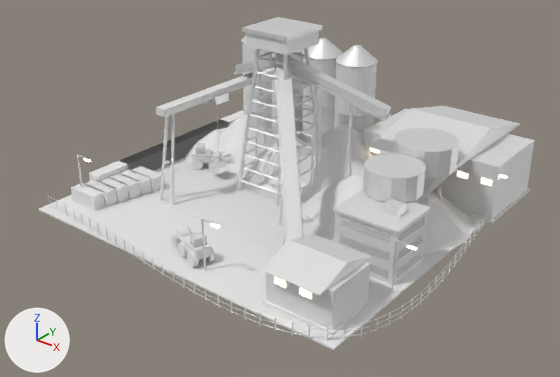
An edit to the FBX model Assets/Art/KayseriIsland/Models/Copper/Phase3/Depot_P3.fbx, drawn before and after from the same camera.
Camera for both pictures: a 50 mm lens placed at (87.9, -239.6, 80.6), pointed at (2.5, -132.8, 14.4). Lighting does not change. The marker at lower left points along +X, +Y and +Z. The first picture is the older version. Where no turn or scale is listed for an object, it has been applied to the vertices. Vertices at exactly the same position are counted once.

The older version as bpy lines, for what is in view:
```python
ob_depot_fence = bpy.data.objects.new('Depot.Fence', me_depot_fence_001)
ob_depot_fence.location = (0.0, 0.0, 9.0)
ob_depot_hopper = bpy.data.objects.new('Depot.Hopper', me_depot_hopper_001)
ob_depot_hopper.location = (26.0, -119.0, 9.3)
ob_depot_hopper2 = bpy.data.objects.new('Depot.Hopper2', me_depot_hopper2_001)
ob_depot_hopper2.location = (26.0, -130.0, 9.3)
ob_depot_loader2 = bpy.data.objects.new('Depot.Loader2', me_depot_loader_002)
ob_depot_loader2.location = (2.0, -156.0, 9.3)
ob_depot_shed1 = bpy.data.objects.new('Depot.Shed1', me_depot_shed1_001)
ob_depot_shed1.location = (22.0, -102.0, 9.3)
ob_depot_shed2 = bpy.data.objects.new('Depot.Shed2', me_depot_shed2_001)
ob_depot_shed2.location = (27.0, -154.0, 9.3)
ob_depot_silo1 = bpy.data.objects.new('Depot.Silo1', me_depot_silo1_001)
ob_depot_silo1.location = (-19.0, -102.0, 9.3)
ob_depot_silo2 = bpy.data.objects.new('Depot.Silo2', me_depot_silo2_001)
ob_depot_silo2.location = (-10.0, -102.0, 9.3)
ob_depot_yard = bpy.data.objects.new('Depot.Yard', me_depot_yard_001)
ob_depot_yard.location = (0.0, 0.0, 9.0)
# also in view: 'Depot.Office' at (28.0, -137.0, 15.5); 'Depot.Pile4' at (14.1, -122.0, 13.0); 'Depot.Tower' at (-4.0, -124.0, 26.3); 'Depot.Pile0' at (-22.0, -115.0, 13.7); 'Depot.Pile2' at (22.6, -121.1, 14.1)
```
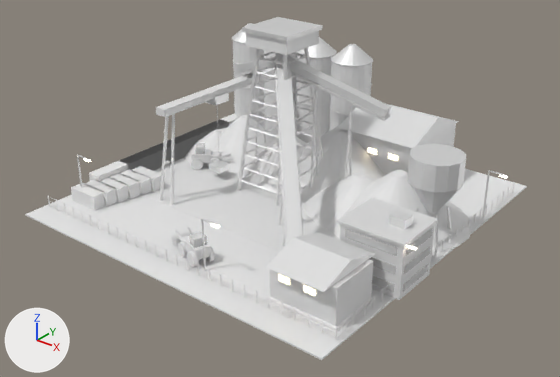
The change, as a list of edits to the scene's bpy script:
```text
Change me_depot_yard_001:
    remove me_depot_yard_001.from_pydata(...)  # 24 vertices, 36 faces; spans x -36.0..36.0, y -162.0..-94.0, z 0.0..0.4
    add me_depot_yard_001.from_pydata(...)  # 24 vertices, 36 faces; spans x -36.0..36.0, y -165.0..-91.0, z 0.0..0.4
    me_depot_yard_001 part 7: the loose piece of 8 vertices spanning x -36.0..36.0, y -162.0..-94.0, z 0.0..0.3 is scaled about its middle by (1, 1.09, 1)
    me_depot_yard_001 part 8: the loose piece of 8 vertices spanning x 19.0..35.0, y -160.0..-100.0, z 0.0..0.4 is scaled about its middle by (0.375, 1, 1), then moved by (-4.0, 0.0, 0.0)
Change me_depot_hopper_001:
    remove me_depot_hopper_001.from_pydata(...)  # 82 vertices, 168 faces; spans x -5.8..5.8, y -6.0..6.0, z -0.1..17.0
    add me_depot_hopper_001.from_pydata(...)  # 82 vertices, 168 faces; spans x -4.9..4.9, y -5.0..5.0, z -0.1..17.0
    me_depot_hopper_001 part 1: the loose piece of 42 vertices spanning x -5.8..5.8, y -6.0..6.0, z 6.0..17.0 is scaled about its middle by (0.833, 0.833, 1)
    me_depot_hopper_001 part 2: the loose piece of 10 vertices spanning x 2.0..3.7, y 2.1..3.7, z -0.1..6.7 is rebuilt with 10 vertices and now spans x 1.7..3.1, y 1.7..3.1, z -0.1..6.7
    me_depot_hopper_001 part 3: the loose piece of 10 vertices spanning x 2.1..3.7, y -3.7..-2.0, z -0.1..6.7 is rebuilt with 10 vertices and now spans x 1.7..3.1, y -3.1..-1.7, z -0.1..6.7
    other edits to the shape of me_depot_hopper_001 do not show in these pictures
Change me_depot_fence_001:
    remove me_depot_fence_001.from_pydata(...)  # 1376 vertices, 2064 faces; spans x -35.0..40.3, y -164.8..-96.0, z 0.3..2.7
    add me_depot_fence_001.from_pydata(...)  # 1552 vertices, 2508 faces; spans x -35.1..35.1, y -160.1..-95.9, z 0.3..2.7
    me_depot_fence_001 part 4: the loose piece of 8 vertices spanning x 12.4..12.6, y -164.7..-164.5, z 0.3..2.7 is moved by (-0.9, 4.6, 0.0)
    me_depot_fence_001 part 5: 147 loose pieces with 1176 vertices, spanning x -31.5..40.3, y -164.8..-97.2, z 0.3..2.7, are deleted
    me_depot_fence_001 part 6: 24 vertices removed from x -31.5..35.1, y -160.1..-99.2, z 0.6..2.6; 1360 vertices added at x -32.4..35.1, y -160.1..-95.9, z 0.3..2.7
    other edits to the shape of me_depot_fence_001 do not show in these pictures
Change me_depot_shed1_001:
    remove me_depot_shed1_001.from_pydata(...)  # 94 vertices, 140 faces; spans x -15.5..15.5, y -15.6..15.6, z 0.0..15.2
    add me_depot_shed1_001.from_pydata(...)  # 70 vertices, 104 faces; spans x -9.5..9.5, y -9.6..9.6, z 0.0..15.2
    me_depot_shed1_001 part 9: a new loose piece, a box spanning x -9.0..9.0, y -8.5..8.5, z 0.5..11.5, in mat_clad (white #e7e7e7)
    me_depot_shed1_001 part 10: the loose piece of 8 vertices spanning x -3.1..-0.9, y -8.6..-8.4, z 7.4..8.5 is moved by (1.0, 0.0, 0.0)
    me_depot_shed1_001 part 11: the loose piece of 8 vertices spanning x 1.9..4.1, y -8.6..-8.4, z 7.4..8.5 is moved by (1.0, 0.0, 0.0)
    me_depot_shed1_001 part 12: 7 loose pieces with 56 vertices, spanning x -15.5..15.5, y -9.0..9.0, z 0.0..8.5, are deleted
    me_depot_shed1_001 part 13: 12 vertices removed from x -15.0..15.0, y -15.6..15.6, z 0.5..11.5; 4 vertices added at x -9.1..9.1, y -9.6..9.6, z 11.5
    other edits to the shape of me_depot_shed1_001 do not show in these pictures
Change ob_depot_silo3:
    ob_depot_silo3.location: (-1.0, -102.0, 9.3) -> (-2.2, -102.0, 9.3)
Change ob_depot_hopper:
    ob_depot_hopper.location: (26.0, -119.0, 9.3) -> (31.0, -124.0, 9.3)
Remove ob_depot_hopper2:
    ob_depot_hopper2 = bpy.data.objects.new('Depot.Hopper2', me_depot_hopper2_001)
Change ob_depot_silo0:
    ob_depot_silo0.location: (-28.0, -102.0, 9.3) -> (-31.0, -102.0, 9.3)
Change ob_depot_office:
    ob_depot_office.location: (28.0, -137.0, 9.3) -> (31.0, -140.0, 9.3)
Change ob_depot_shed2:
    ob_depot_shed2.location: (27.0, -154.0, 9.3) -> (27.0, -153.0, 9.3)
Change ob_depot_silo1:
    ob_depot_silo1.location: (-19.0, -102.0, 9.3) -> (-21.4, -102.0, 9.3)
Change ob_depot_shed1:
    ob_depot_shed1.location: (22.0, -102.0, 9.3) -> (11.0, -103.0, 9.3)
Change ob_depot_silo2:
    ob_depot_silo2.location: (-10.0, -102.0, 9.3) -> (-11.8, -102.0, 9.3)
```

What differs and where, as boxes (x1, y1, x2, y2) in the pictures (560 x 377 px; the box of a moved part takes in the faces that stretch with it):
'Depot.Yard', reshaped (12% wider)
    before: (38, 158, 485, 350)
    after: (25, 158, 527, 360)
'Depot.Shed1', reshaped, moved
    before: (363, 106, 535, 223)
    after: (338, 103, 459, 175)
'Depot.Shed2', moved
    before: (261, 235, 372, 335)
    after: (265, 233, 375, 332)
'Depot.Office', moved
    before: (333, 190, 431, 285)
    after: (337, 198, 438, 300)
'Depot.Hopper', reshaped, moved
    before: (393, 128, 459, 204)
    after: (407, 144, 466, 248)
'Depot.Fence', reshaped
    before: (48, 196, 489, 340)
    after: (48, 182, 515, 340)
'Depot.Silo3', moved
    before: (334, 45, 378, 135)
    after: (329, 44, 373, 131)
'Depot.Hopper2', deleted
    before: (363, 154, 426, 203)
'Depot.Silo2', moved
    before: (302, 38, 343, 143)
    after: (296, 37, 337, 143)
'Depot.Silo0', moved
    before: (241, 36, 272, 133)
    after: (232, 23, 264, 126)
'Depot.Silo1', moved
    before: (271, 49, 304, 140)
    after: (263, 50, 297, 135)
part 1 of me_depot_hopper_001, moved or reshaped
    before: (393, 128, 459, 195)
    after: (407, 144, 466, 213)
part 2 of me_depot_hopper_001, rebuilt
    before: (438, 189, 442, 200)
    after: (446, 206, 452, 230)
part 3 of me_depot_hopper_001, rebuilt
    before: (425, 198, 429, 204)
    after: (435, 214, 439, 248)
part 4 of me_depot_fence_001, moved or reshaped
    before: (204, 288, 207, 301)
    after: (220, 274, 222, 287)
part 5 of me_depot_fence_001, deleted
    before: (60, 202, 489, 340)
part 6 of me_depot_fence_001, built on
    before: (48, 196, 59, 210)
    after: (48, 182, 515, 340)
part 7 of me_depot_yard_001, moved or reshaped
    before: (38, 200, 485, 350)
    after: (25, 169, 527, 360)
part 8 of me_depot_yard_001, moved or reshaped
    before: (255, 215, 481, 339)
    after: (260, 187, 464, 318)
part 9 of me_depot_shed1_001, added
    after: (344, 123, 456, 175)
part 10 of me_depot_shed1_001, moved or reshaped (not visible before)
    after: (368, 148, 377, 155)
part 11 of me_depot_shed1_001, moved or reshaped (not visible before)
    after: (388, 154, 398, 161)
part 12 of me_depot_shed1_001, deleted
    before: (370, 148, 530, 223)
part 13 of me_depot_shed1_001, cut back
    before: (363, 106, 535, 219)
    after: (338, 103, 459, 148)
